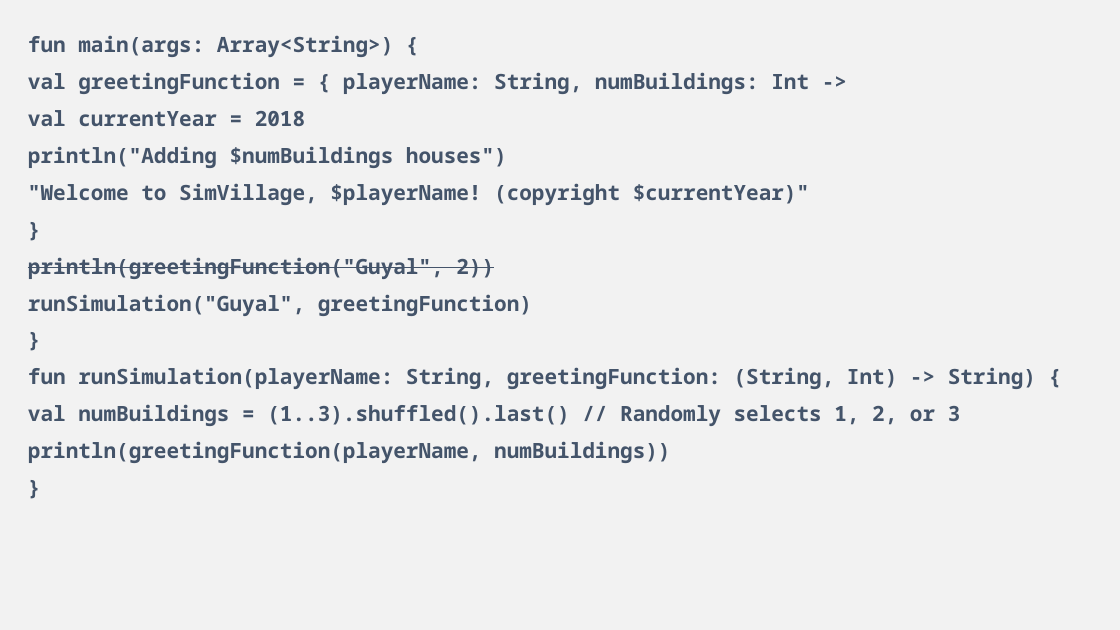
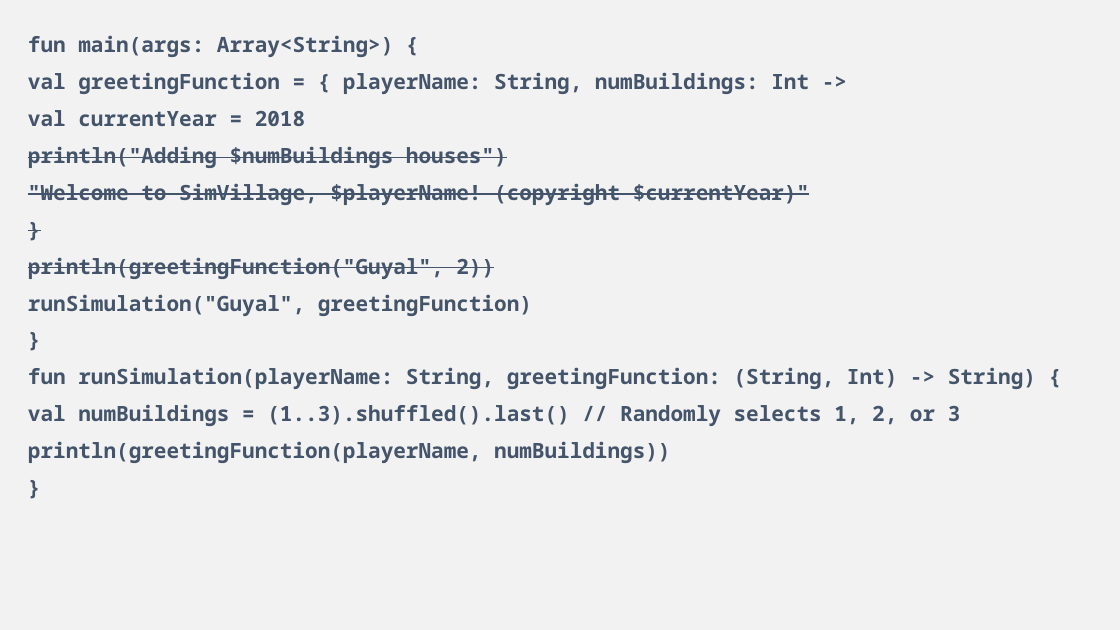
Before and after one commit to CesaCollege/Android, a slide deck: slide 16 of Kotlin/Slides/5-Anonymous Functions and the Function Type.pptx. Drawn at 1120x630 pixels with LibreOffice and Linux fonts; fonts in the diff are those of the drawing. Boxes give left, top, right and bottom in pixels: in the first picture for what was removed or moved away, otherwise in the second. Text is boxed around its words. In the diff, an @@ line names an element or a change of style, - is before the commit and + after.

```diff
--- a/Kotlin/Slides/5-Anonymous Functions and the Function Type.pptx
+++ b/Kotlin/Slides/5-Anonymous Functions and the Function Type.pptx
@@ text at (28, 146, 809, 205): strikethrough on in "println("Adding $numBuildings houses")", ""Welcome to SimVillage, $playerName! (copyright $currentYear ...", "}" @@
```
Also in this commit, not shown: 3 other slides changed, 6 other files.
